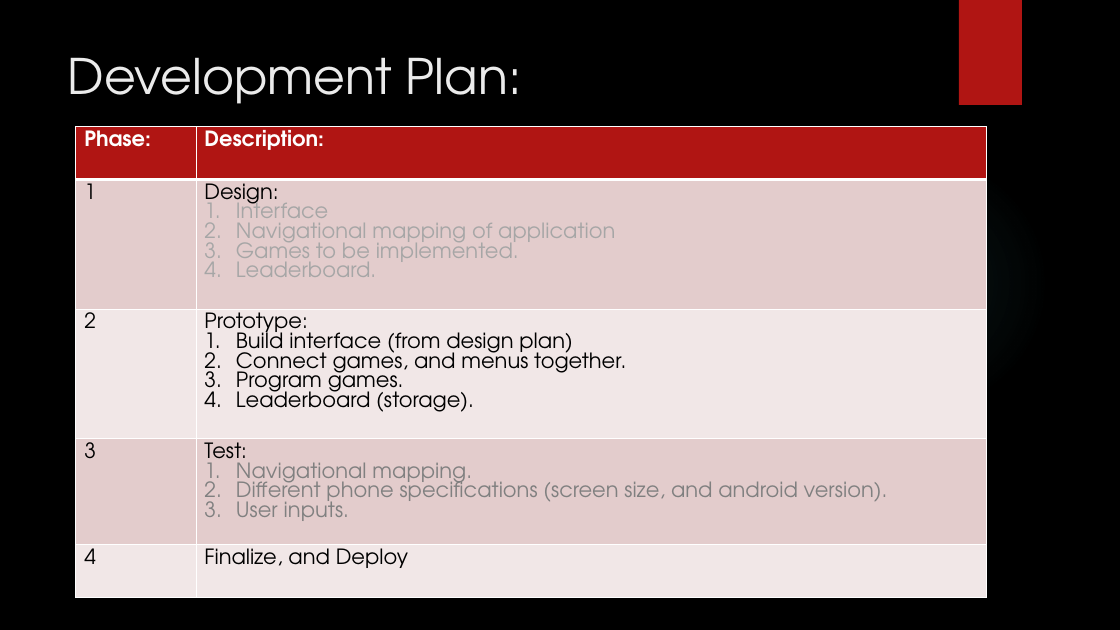
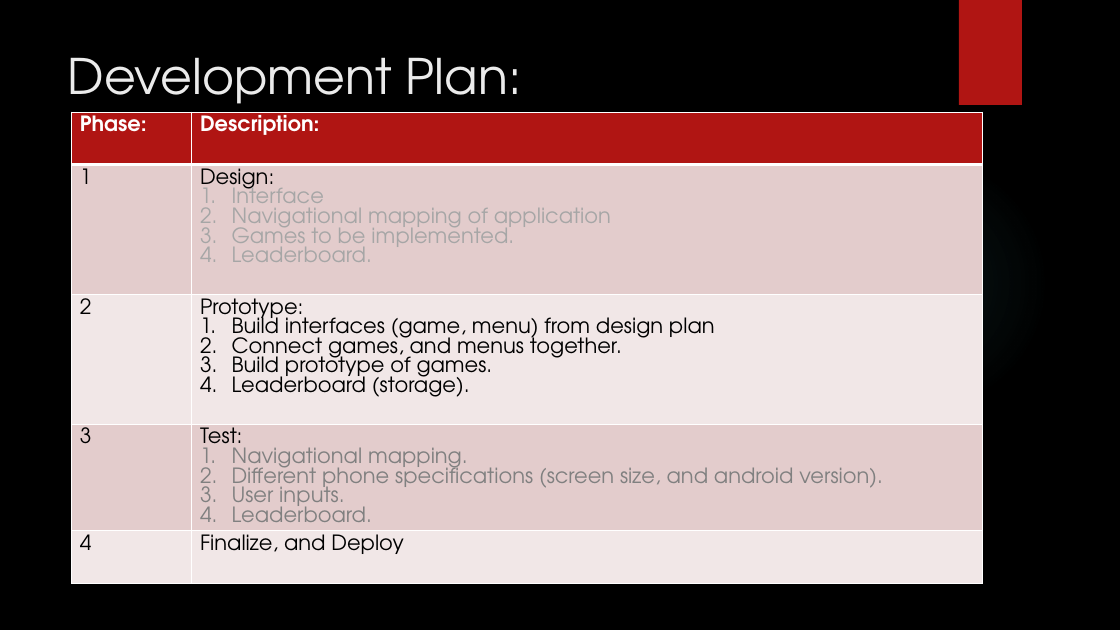
Before and after one commit to IgnitionOrk/SCaR_Arcade, a slide deck: slide 4 of SCaRArcade.pptx. Drawn at 1120x630 pixels with LibreOffice and Linux fonts; fonts in the diff are those of the drawing; background and template pictures are left out. Boxes give left, top, right and bottom in pixels: in the first picture for what was removed or moved away, otherwise in the second. Text is boxed around its words. In the diff, an @@ line names an element or a change of style, - is before the commit and + after.

```diff
--- a/SCaRArcade.pptx
+++ b/SCaRArcade.pptx
@@ table at [71, 112, 983, 621] @@
-row 3, column 2: Prototype: / Build interface (from design plan) / Connect games, and menus together. / Program games. / Leaderboard (storage).
+row 3, column 2: Prototype: / Build interfaces (game, menu) from design plan / Connect games, and menus together. / Build prototype of games. / Leaderboard (storage).
-row 4, column 2: Test: / Navigational mapping. / Different phone specifications (screen size, and android version). / User inputs.
+row 4, column 2: Test: / Navigational mapping. / Different phone specifications (screen size, and android version). / User inputs. / Leaderboard.
@@ table: place and size @@
-table at [76, 127, 987, 611]
+table at [71, 112, 983, 621]
```
Also in this commit, not shown: 5 other slides changed.
